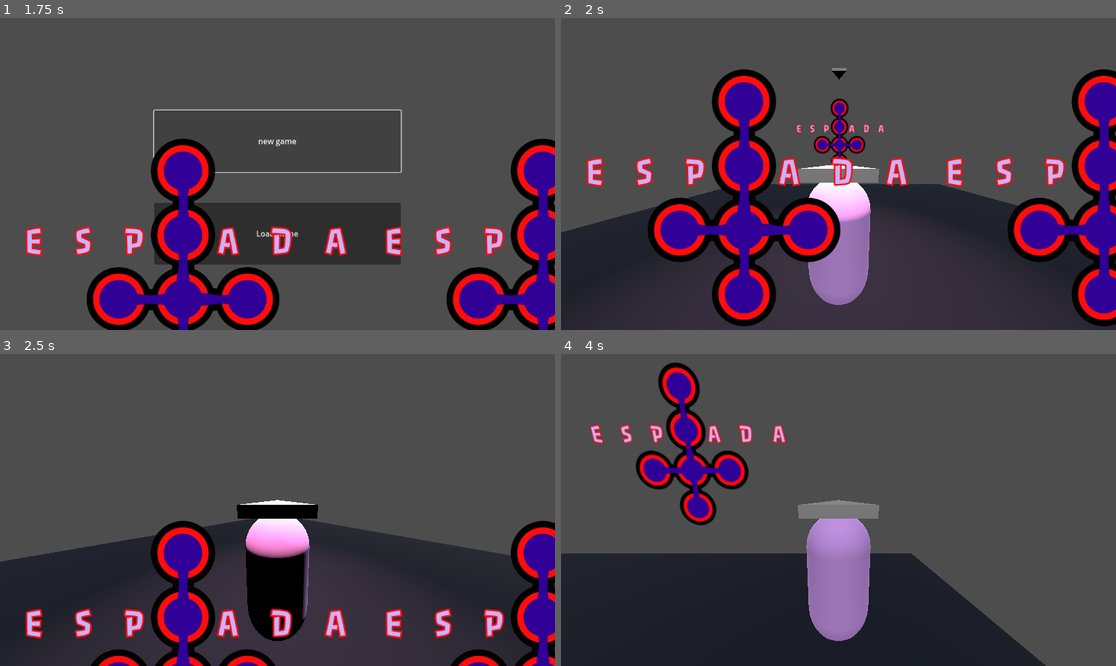
Above: before the commit, frames 1-4 (two rows, left to right).
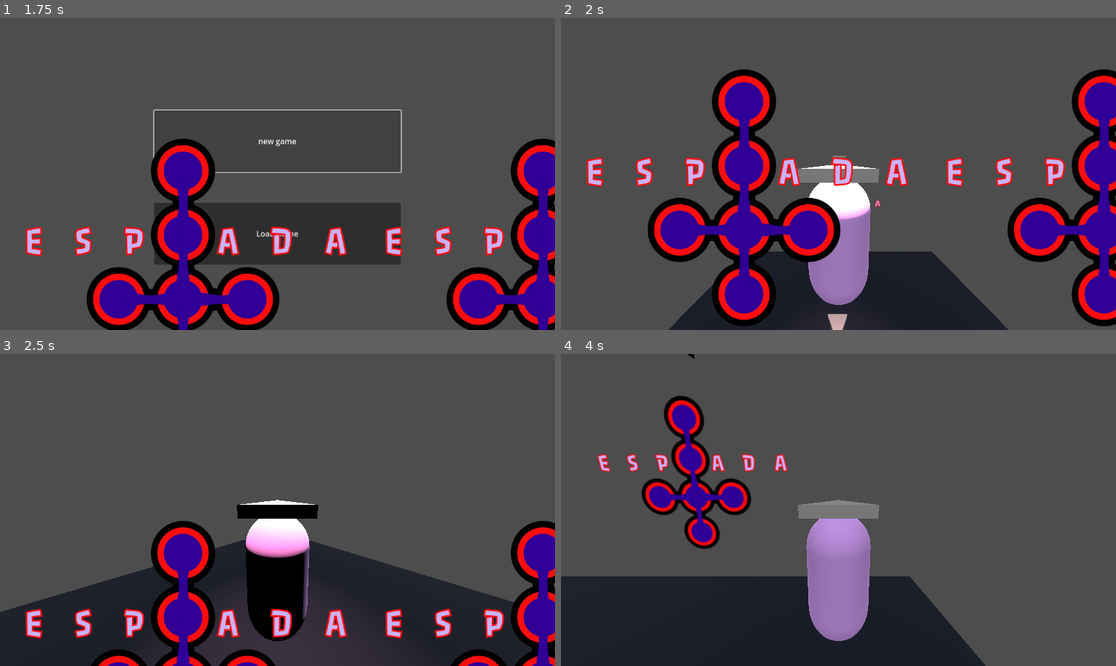
Above: after the commit, the same moments.

Repository: LidesSam/Espada
Game: Godot game, scene res://scenes/mainmenu.tscn
The game is run twice, just before and just after one commit, with the same random seed, the same clock (stepped at 60 frames per second) and the same inputs. Sound files missing from this copy of the repository are replaced by a short silence.
Inputs:
- Up to frame 1 (1.75 s): click "new game" at 0.5 s; click "new game" at 1.25 s
- Up to frame 2 (2 s): no input
- Up to frame 3 (2.5 s): hold Right (ui_right) from 2.03 s (still down)
- Up to frame 4 (4 s): release Right (ui_right) at 2.78 s; hold Down (ui_down) 2.78-3.53 s; hold Right (ui_right) from 3.53 s (still down)

Frame 1 is identical in both runs. In frame 2, 28% of the frame differs, in the area x 0-100%, y 16-100%; in frame 3, 10%; in frame 4, 13%.

Commit message:
new feature: added gravity fall speed

Diff:
--- a/scenes/Elements/Illusia.tscn
+++ b/scenes/Elements/Illusia.tscn
@@ -28,27 +28,29 @@
 [node name="player" type="CharacterBody3D" groups=["player"]]
 script = ExtResource("1_abje1")
 
-[node name="fsm" type="Node" parent="."]
+[node name="Fsm" type="Node" parent="."]
 
 [node name="CollisionShape3D" type="CollisionShape3D" parent="."]
+transform = Transform3D(1, 0, 0, 0, 1, 0, 0, 0, 1, 0, 1, 0)
 shape = SubResource("CapsuleShape3D_0nujh")
 
 [node name="MeshInstance3D2" type="MeshInstance3D" parent="."]
-transform = Transform3D(1, 0, 0, 0, -4.37114e-08, 0.174823, 0, -1, -7.64174e-09, 0, 1.0766, -0.119385)
+transform = Transform3D(1, 0, 0, 0, -4.37114e-08, 0.174823, 0, -1, -7.64174e-09, 0, 2.0766, -0.119385)
 mesh = SubResource("PrismMesh_80s8i")
 skeleton = NodePath("../MeshInstance3D")
 
 [node name="MeshInstance3D" type="MeshInstance3D" parent="."]
+transform = Transform3D(1, 0, 0, 0, 1, 0, 0, 0, 1, 0, 1, 0)
 mesh = SubResource("CapsuleMesh_d7do2")
 surface_material_override/0 = SubResource("StandardMaterial3D_gmqtj")
 
 [node name="Camera3D" type="Camera3D" parent="."]
-transform = Transform3D(1, 0, 0, 0, 0.990425, 0.13805, 0, -0.13805, 0.990425, 0, 1.31293, 1.90802)
+transform = Transform3D(1, 0, 0, 0, 0.990425, 0.13805, 0, -0.13805, 0.990425, 0, 2.31293, 1.90802)
 current = true
 fov = 102.852
 
 [node name="skin" type="Node3D" parent="."]
-transform = Transform3D(1, 0, 0, 0, 1, 0, 0, 0, 1, 0, 0.768433, 0)
+transform = Transform3D(1, 0, 0, 0, 1, 0, 0, 0, 1, 0, 1.76843, 0)
 
 [node name="CPUParticles3D" type="CPUParticles3D" parent="skin"]
 speed_scale = 0.5
@@ -60,3 +62,9 @@
 gravity = Vector3(0, 0, 0)
 initial_velocity_min = 1.0
 initial_velocity_max = 2.0
+
+[node name="groundDetector" type="RayCast3D" parent="."]
+
+[node name="onFront" type="RayCast3D" parent="."]
+transform = Transform3D(1, 0, 0, 0, 1, 0, 0, 0, 1, 0, 1, 0)
+target_position = Vector3(0, 0, -1)
--- a/scenes/Elements/player.gd
+++ b/scenes/Elements/player.gd
@@ -1,7 +1,10 @@
 extends CharacterBody3D
 
 var speed: float = 10.0
+var gravity: float = 9.8 *50
 var move_velocity: Vector3 = Vector3.ZERO
+
+@onready var fsm=$Fsm
 
 func _physics_process(delta: float) -> void:
 
@@ -16,9 +19,24 @@
 	if Input.is_action_pressed("ui_down"):
 		dir += transform.basis.z  # Move forward relative to facing direction
 	# Normalize to prevent faster diagonal movement
+
 	if dir != Vector3.ZERO:
 		dir = dir.normalized()
 
+
 	move_velocity = dir * speed
 	velocity = move_velocity
+	if not grounded():
+		velocity.y -= gravity * delta
+	else:
+		if velocity.y < 0:
+			velocity.y = 0
 	move_and_slide()
+
+func grounded():
+	var ray= $groundDetector
+	return ray.is_colliding()
+
+func is_on_front():
+	var ray= $onfront
+	return ray.is_colliding()
--- a/scenes/world/EntradaIlumiada.tscn
+++ b/scenes/world/EntradaIlumiada.tscn
@@ -13,6 +13,9 @@
 
 [node name="EntradaIluminada" type="Node3D"]
 script = ExtResource("1_v646w")
+
+[node name="droppoint" type="Marker3D" parent="."]
+transform = Transform3D(1, 0, 0, 0, 1, 0, 0, 0, 1, 0, 6, 0)
 
 [node name="actors" type="Node3D" parent="."]
 
--- a/scenes/world/entrada_ilumiada.gd
+++ b/scenes/world/entrada_ilumiada.gd
@@ -3,5 +3,6 @@
 func _ready() -> void:
 	if !Global.player:
 		var player =load("res://scenes/Elements/Illusia.tscn").instantiate()
+		player.global_position= $droppoint.global_position
 		$actors.add_child(player)
 		Global.player=player
